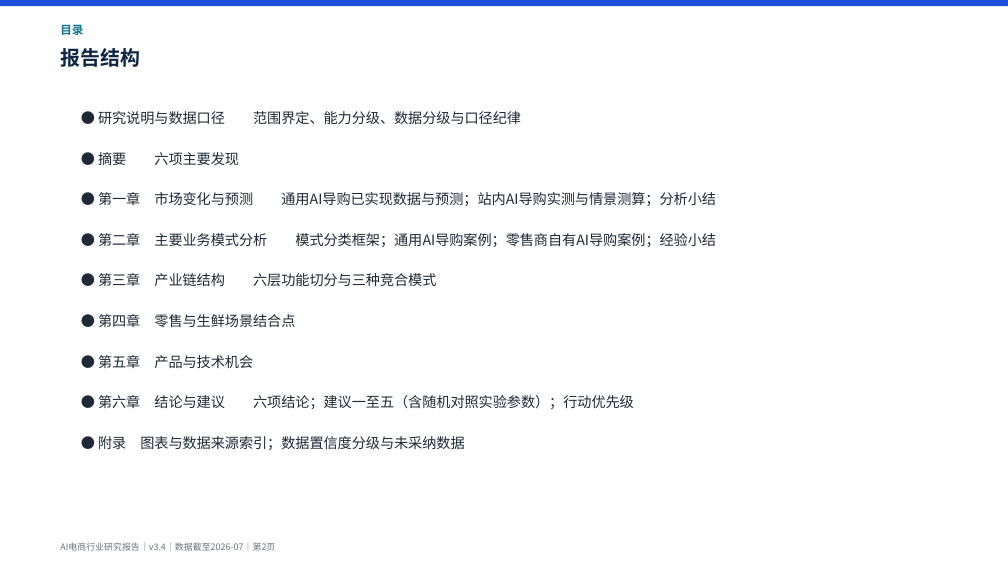
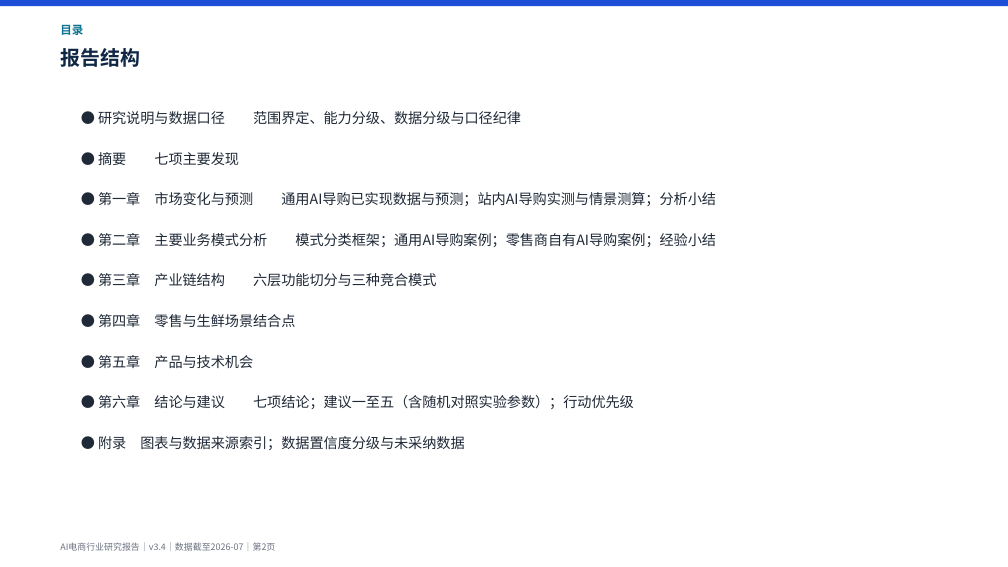
Before and after one commit to breeze2623-create/Aicommerce, a slide deck: slide 2 of report/AI电商行业研究报告.pptx. Drawn at 1008x567 pixels with LibreOffice and Linux fonts; fonts in the diff are those of the drawing. Boxes give left, top, right and bottom in pixels: in the first picture for what was removed or moved away, otherwise in the second. Text is boxed around its words. In the diff, an @@ line names an element or a change of style, - is before the commit and + after.

```diff
--- a/report/AI电商行业研究报告.pptx
+++ b/report/AI电商行业研究报告.pptx
@@ text at (154, 152, 239, 165): text changed @@
-● 摘要 六项主要发现
+● 摘要 七项主要发现
@@ text at (98, 395, 634, 409): text changed @@
-● 第六章 结论与建议 六项结论；建议一至五（含随机对照实验参数）；行动优先级
+● 第六章 结论与建议 七项结论；建议一至五（含随机对照实验参数）；行动优先级
```
Also in this commit, not shown: 24 other slides changed, 1 slide added, 8 other files.
